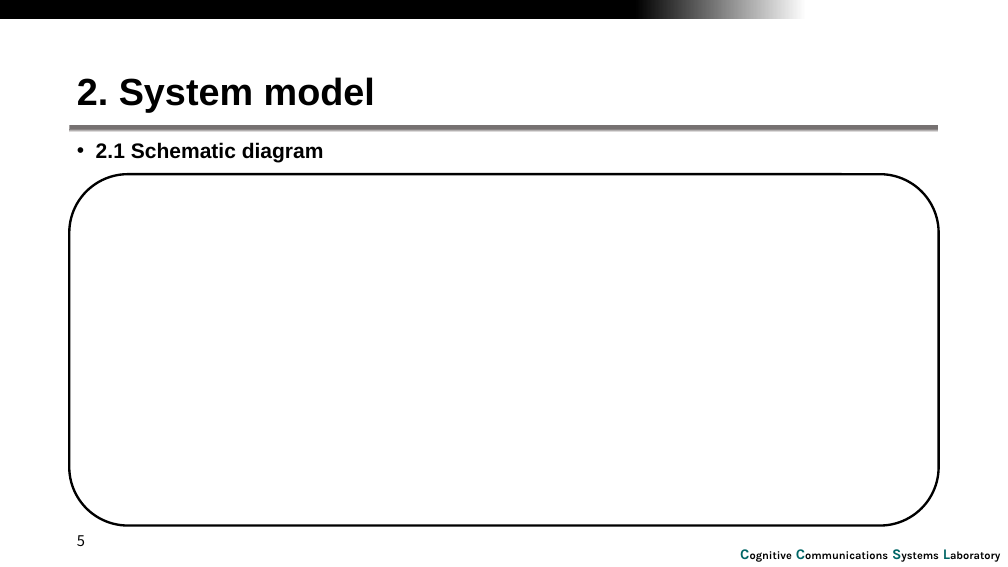
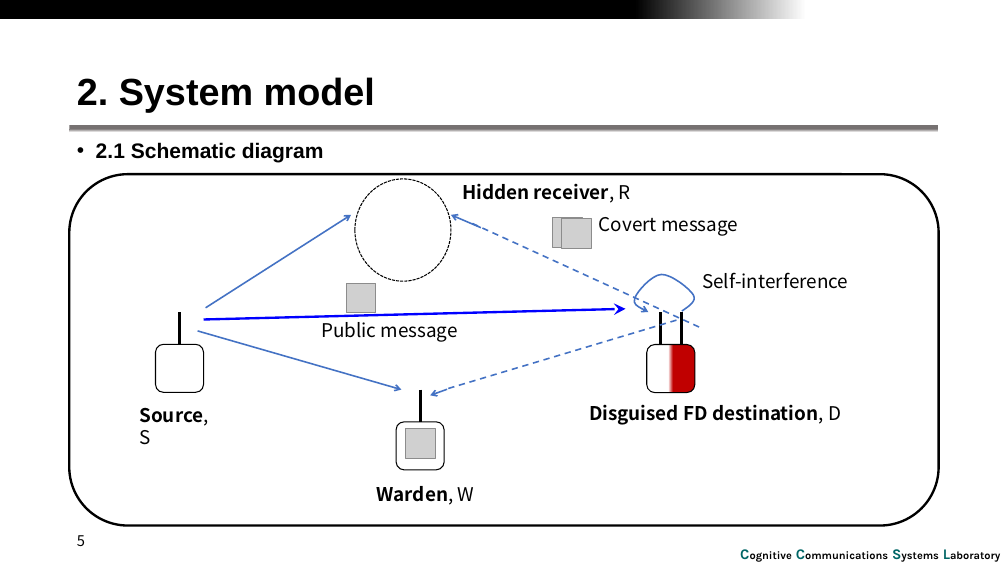
Before and after one commit to RefatHanbat/Presentation-of-SDM, a slide deck: slide 5 of New Problem/Covert_FD_DEPmax v1 20240329.pptx. Drawn at 1008x567 pixels with LibreOffice and Linux fonts; fonts in the diff are those of the drawing; grey boxes stand for pictures; background and template pictures are left out. Boxes give left, top, right and bottom in pixels: in the first picture for what was removed or moved away, otherwise in the second. Text is boxed around its words. In the diff, an @@ line names an element or a change of style, - is before the commit and + after.

```diff
--- a/New Problem/Covert_FD_DEPmax v1 20240329.pptx
+++ b/New Problem/Covert_FD_DEPmax v1 20240329.pptx
@@ ellipse added at bbox=[355, 179, 451, 281], fill #FFFFFF, outline #000000 1 pt dashed @@
@@ text added at bbox=[462, 183, 631, 203], 18 pt, text #000000, bold @@
+Hidden receiver, R
@@ arrow added from (206, 308) to (351, 215), #4472C4 1.5 pt @@
@@ arrow added from (481, 228) to (451, 215), #4472C4 1.5 pt @@
@@ line added from (699, 327) to (473, 224), #4472C4 1.5 pt dashed @@
@@ picture added at bbox=[553, 218, 582, 247] @@
@@ picture added at bbox=[562, 219, 591, 248] @@
@@ text added at bbox=[599, 217, 738, 236], 18 pt, text #000000 @@
+Covert message
@@ picture added at bbox=[346, 283, 376, 312] @@
@@ freeform shape added at bbox=[634, 274, 694, 312], outline #4472C4 1.5 pt @@
@@ text added at bbox=[702, 272, 848, 289], 18 pt, text #000000 @@
+Self-interference
@@ line added from (179, 312) to (179, 344), #000000 3 pt @@
@@ arrow added from (203, 320) to (625, 309), #0000FF 2.25 pt @@
@@ text added at bbox=[321, 322, 458, 342], 18 pt, text #000000 @@
+Public message
@@ line added from (677, 320) to (447, 389), #4472C4 1.5 pt dashed @@
@@ line added from (660, 312) to (660, 345), #000000 3 pt @@
@@ line added from (682, 312) to (682, 345), #000000 3 pt @@
@@ rounded rectangle added at bbox=[156, 344, 204, 392], fill #FFFFFF, outline #000000 1 pt @@
@@ arrow added from (197, 331) to (402, 389), #4472C4 1.5 pt @@
@@ rounded rectangle added at bbox=[647, 345, 696, 393], fill gradient #C00000 to #FFFFFF, outline #000000 1 pt @@
@@ line added from (420, 389) to (420, 422), #000000 3 pt @@
@@ arrow added from (447, 389) to (430, 395), #4472C4 1.5 pt @@
@@ text added at bbox=[139, 407, 208, 445], 18 pt, text #000000, bold @@
+Source, S
@@ text added at bbox=[589, 404, 841, 425], 18 pt, text #000000, bold @@
+Disguised FD destination, D
@@ rounded rectangle added at bbox=[396, 422, 445, 470], fill #FFFFFF, outline #000000 1 pt @@
@@ picture added at bbox=[405, 428, 435, 457] @@
@@ text added at bbox=[377, 486, 475, 505], 18 pt, text #000000, bold @@
+Warden, W
```
Also in this commit, not shown: 2 other slides changed, 7 slides added.
